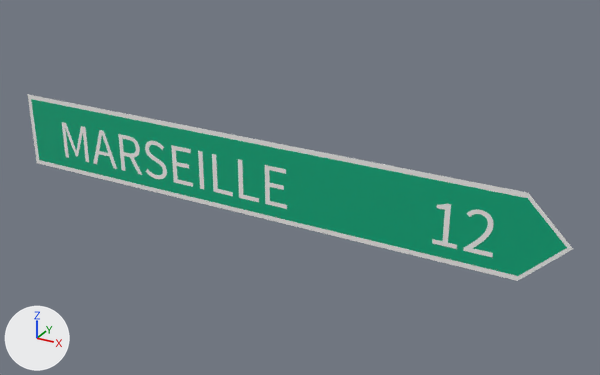
Two versions of the glTF model panneaux/06_D_direction/Dv21b.glb, one commit apart.
Camera for both pictures: a camera (50 mm lens) standing at (1.195, -1.92, 0.963) and looking at (0.112, 0.049, -0.022). Lighting does not change. The marker at lower left points along +X, +Y and +Z. The picture after the commit comes second. Where no turn or scale is listed for an object, it has been applied to the vertices. Vertices at exactly the same position are counted once.

Names of what the first picture shows: 'Dv21b_lis00', 'Dv21b_reg01', 'Dv21b_txt02', 'Dv21b_txt03'.
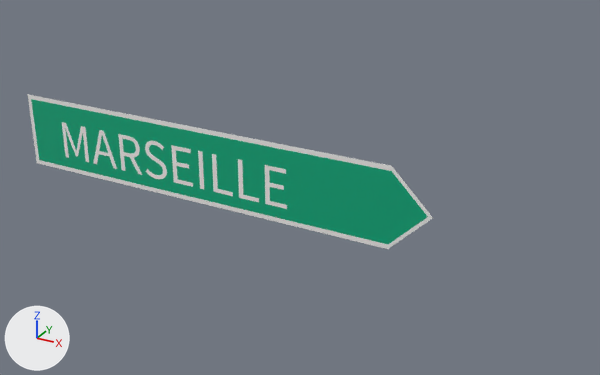
The newer file is also turned or shifted as a whole; pictures and numbers use the older file's frame.

Diff of the bpy script that builds the scene:
```diff
--- a/panneaux/06_D_direction/Dv21b.glb.py
+++ b/panneaux/06_D_direction/Dv21b.glb.py
@@ me_lis_403 @@
 # used by ob_dv21b_lis00; location = (0.0, -0.002, 0.0)
 # before: 1 (0.78, 0.0, 0.13) at pixel (528, 192), 2 (0.91, 0.0, 0.0) at pixel (573, 249), 3 (0.78, 0.0, -0.13) at pixel (517, 280), 6 (0.78, 0.0, 0.13) at pixel (528, 192), 7 (0.91, 0.0, 0.0) at pixel (573, 249)
 # before: 8 (0.78, 0.0, -0.13) at pixel (517, 280)
-me_lis_403.from_pydata(...)  # 10 vertices, 16 faces; spans x -0.91..0.91, y 0.0, z -0.13..0.13
+me_lis_403.from_pydata(...)  # 10 vertices, 16 faces; spans x -0.91..0.54, y 0.0, z -0.13..0.13
+# me_lis_403 part 1
+for i in [1, 2, 3, 6, 7, 8]: me_lis_403.vertices[i].co += Vector((-0.36, 0.0, 0.0))
 me_lis_403.materials.append(mat_blanc_retro)
@@ me_reg_403 @@
 # used by ob_dv21b_reg01; location = (0.0, -0.002, 0.0)
 # before: 1 (0.78, 0.0, 0.11) at pixel (527, 198), 2 (0.89, 0.0, 0.0) at pixel (566, 247), 3 (0.78, 0.0, -0.11) at pixel (518, 275), 6 (0.78, 0.0, 0.11) at pixel (527, 198), 7 (0.89, 0.0, 0.0) at pixel (567, 247)
 # before: 8 (0.78, 0.0, -0.11) at pixel (518, 275)
-me_reg_403.from_pydata(...)  # 10 vertices, 16 faces; spans x -0.89..0.89, y 0.0, z -0.11..0.11
+me_reg_403.from_pydata(...)  # 10 vertices, 16 faces; spans x -0.89..0.53, y 0.0, z -0.11..0.11
+# me_reg_403 part 2
+for i in [1, 2, 3, 6, 7, 8]: me_reg_403.vertices[i].co += Vector((-0.36, 0.0, 0.0))
 me_reg_403.materials.append(mat_vert_panneau)
@@ ob_dv21b_txt03 @@
-ob_dv21b_txt03 = bpy.data.objects.new('Dv21b_txt03', me_t_3169)
-ob_dv21b_txt03.location = (0.72, -0.003, 0.0)
```

Location of each change, (x1, y1, x2, y2) in pixels of the pictures (600 x 375 px):
'Dv21b_reg01', reshaped (26% narrower, 18% shorter): before (31, 99, 567, 276); after (31, 99, 428, 244)
'Dv21b_lis00', reshaped (26% narrower, 17% shorter): before (27, 94, 573, 281); after (27, 94, 433, 249)
'Dv21b_txt03', deleted: before (432, 204, 494, 257)
